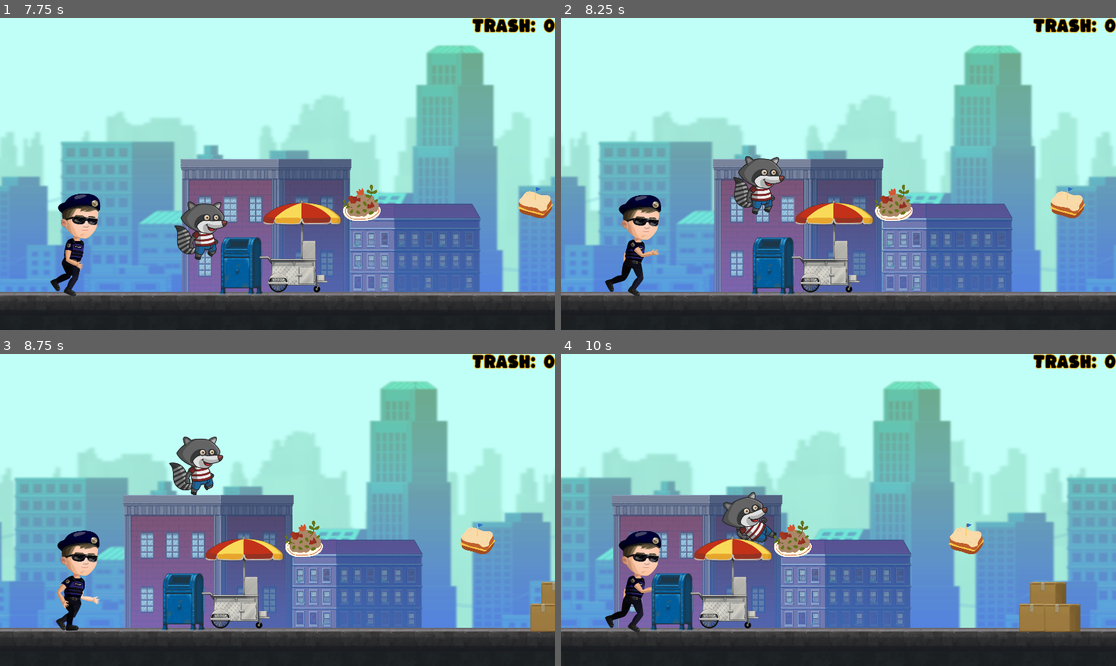
Above: before the commit, frames 1-4 (two rows, left to right).
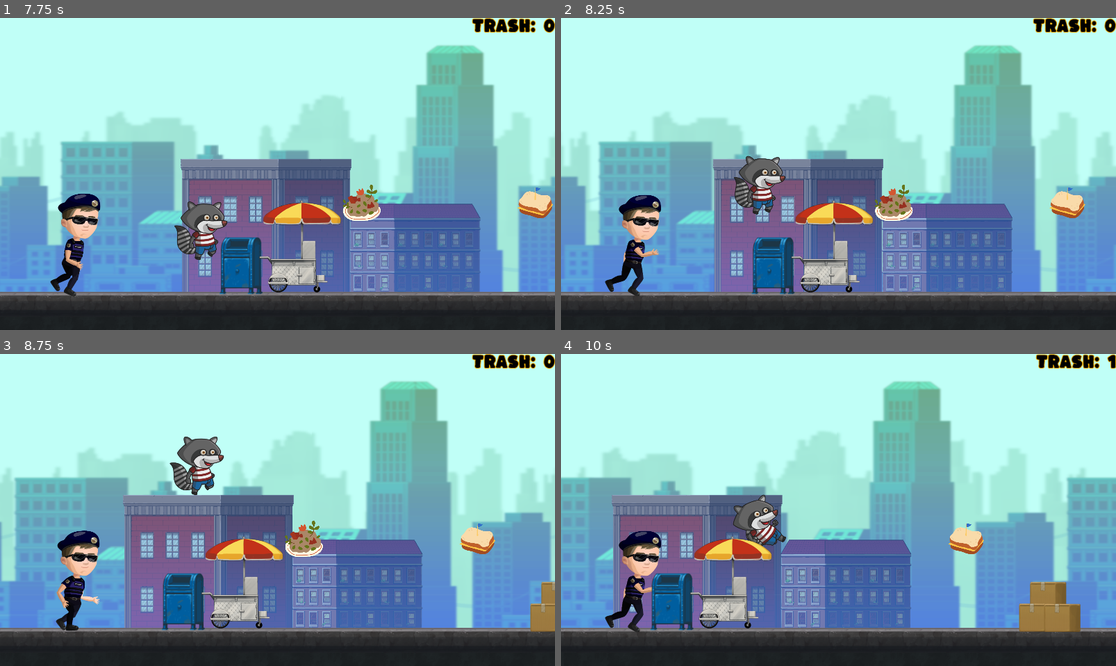
Above: after the commit, the same moments.

Repository: plagunas2/RaccoonBandit
Game: Godot game, scene res://Scenes/Menus/Mainmenu.tscn
Two runs of this game, one before a commit and one after it. Both use one fixed random seed, a clock stepped at 60 frames per second and the inputs below. The engine's default icon, where the game draws it, is replaced by a stand-in: a white triangle on a blue panel in a dark square.
Inputs:
- Up to frame 1 (7.75 s): click "Start" at 0.5 s; tap W (jump) at 1.35, 1.52, 1.82, 2.1, 2.27, 2.57, 2.85, 3.6, 3.77, 4.07, 4.35, 4.52, 4.82, 5.1, 5.27, 5.57, 5.85, 6.6, 6.77, 7.07, 7.35, 7.52 s; hold Down (down) 2.78-5.03 s
- Up to frame 2 (8.25 s): tap W (jump) at 7.82, 8.1 s
- Up to frame 3 (8.75 s): tap W (jump) at 8.27, 8.57 s
- Up to frame 4 (10 s): hold Down (down) from 8.78 s (still down); tap W (jump) at 8.85, 9.6, 9.77 s

Frame 1 is identical in both runs. In frame 2, 0.3% of the frame differs, in the area x 31-41%, y 44-64%; in frame 3, 0.3%; in frame 4, 2.0%, in the area x 29-100%, y 0-66%.

Commit message:
player movement small patch

Diff:
--- a/RaccoonBandit_prototype1/Character/player.gd
+++ b/RaccoonBandit_prototype1/Character/player.gd
@@ -90,13 +90,11 @@
 	#print("switch to game over screen")
 
 func jump():
-	#velocity = Vector2(0, jump_velocity).normalized()
 	velocity.y = jump_velocity
 	animated_sprite.play("Jump Start")
 	animation_locked = true
 
 func double_jump():
-	#velocity = Vector2(0, double_jump_velocity).normalized()
 	velocity.y = double_jump_velocity
 	animated_sprite.play("Jump Double")
 	animation_locked = true
@@ -126,7 +124,7 @@
 	if (character_positon.x >= home_position.x):
 		velocity.x = 0
 	elif (character_positon.x < home_position.x):
-		velocity.x = 5
+		velocity.x += 3
 
 	if is_on_floor():
 		position += Vector2(200, 0) * delta
